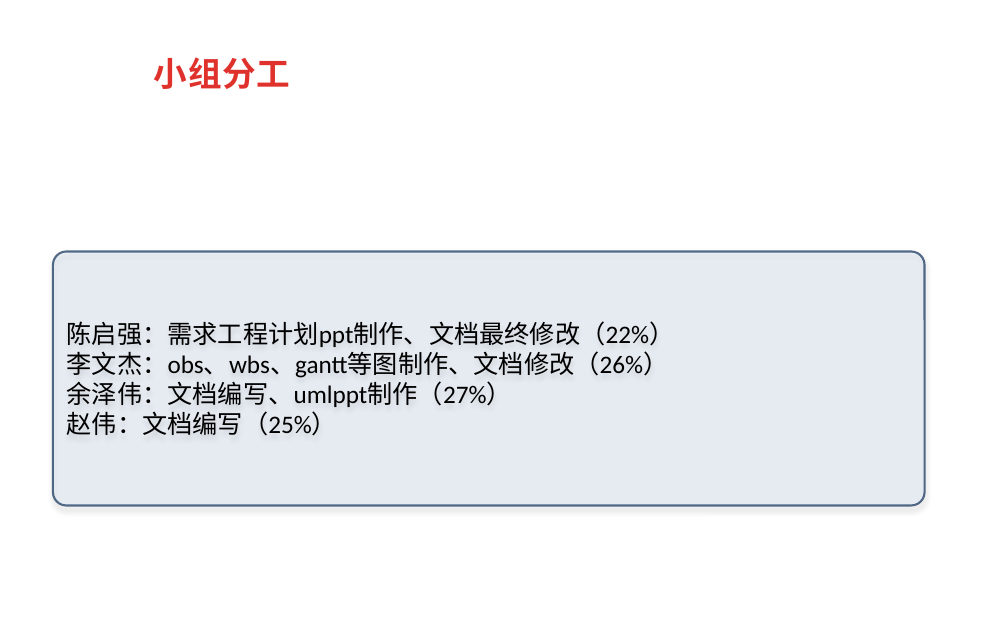
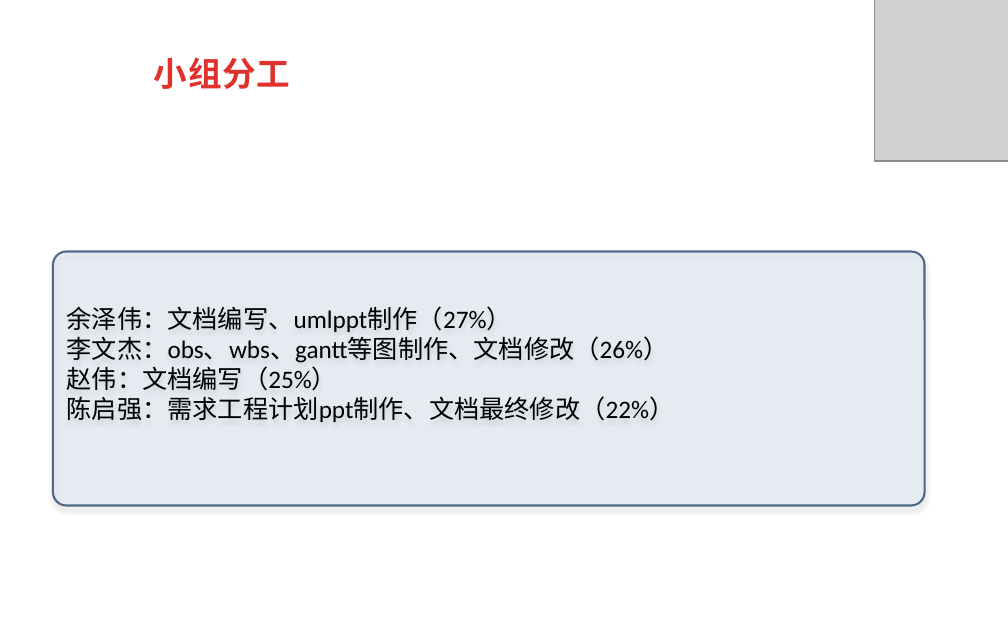
Before and after one commit to rjgcG7/SRS, a slide deck: slide 24 of 需求工程项目计划.pptx (slide 23 before the commit). Drawn at 1008x630 pixels with LibreOffice and Linux fonts; fonts in the diff are those of the drawing; grey boxes stand for pictures; background and template pictures are left out. Boxes give left, top, right and bottom in pixels: in the first picture for what was removed or moved away, otherwise in the second. Text is boxed around its words. In the diff, an @@ line names an element or a change of style, - is before the commit and + after.

Commit message:
需求工程项目计划文档及ppt修改

```diff
--- a/需求工程项目计划.pptx
+++ b/需求工程项目计划.pptx
@@ picture added at [875, 0, 1008, 161] @@
@@ text in rounded rectangle at [67, 306, 669, 391]: paragraphs added @@
+余泽伟：文档编写、umlppt制作（27%）
+李文杰：obs、wbs、gantt等图制作、文档修改（26%）
+赵伟：文档编写（25%）
@@ text in rounded rectangle at [67, 351, 669, 436]: paragraphs removed @@
-李文杰：obs、wbs、gantt等图制作、文档修改（26%）
-余泽伟：文档编写、umlppt制作（27%）
-赵伟：文档编写（25%）
```
Also in this commit, not shown: 23 other slides changed, 2 slides added, 1 slide removed, 1 other file.
